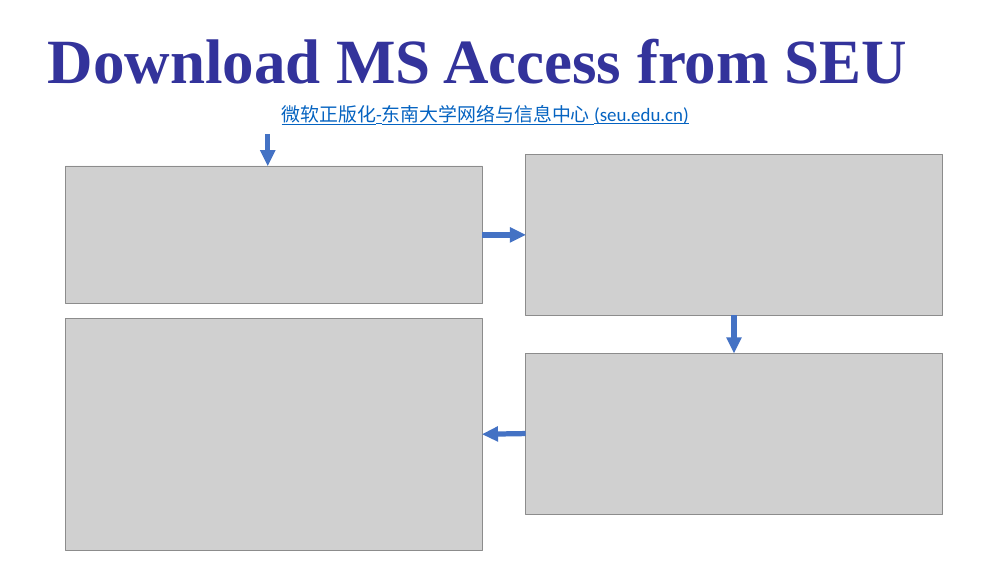
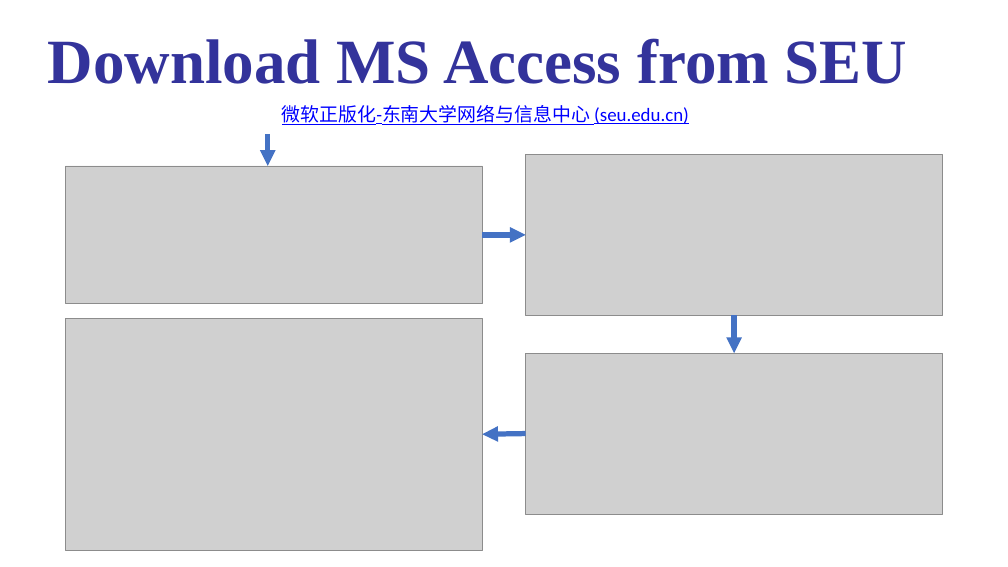
Before and after one commit to gongghao/database-labs, a slide deck: slide 10 of docs/projects/project1/materials/Project_0_1.pptx. Drawn at 1008x567 pixels with LibreOffice and Linux fonts; fonts in the diff are those of the drawing; grey boxes stand for pictures. Boxes give left, top, right and bottom in pixels: in the first picture for what was removed or moved away, otherwise in the second. Text is boxed around its words. In the diff, an @@ line names an element or a change of style, - is before the commit and + after.

```diff
--- a/docs/projects/project1/materials/Project_0_1.pptx
+++ b/docs/projects/project1/materials/Project_0_1.pptx
@@ text "微软正版化-东南大学网络与信息中心 (seu.edu.cn)" at (282, 105, 689, 125): font Calibri to Arial in "微软正版化-东南大学网络与信息中心"; text colour #0563C1 to #0000FF @@
```
Also in this commit, not shown: 45 other slides changed, 1 other file.
